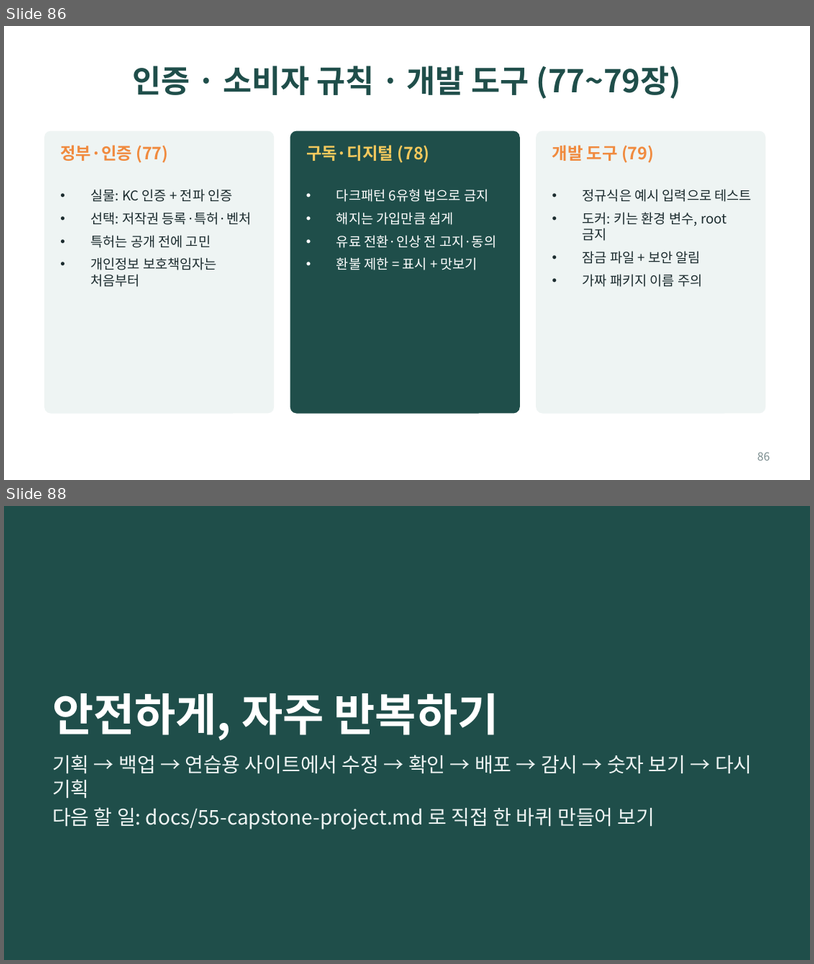
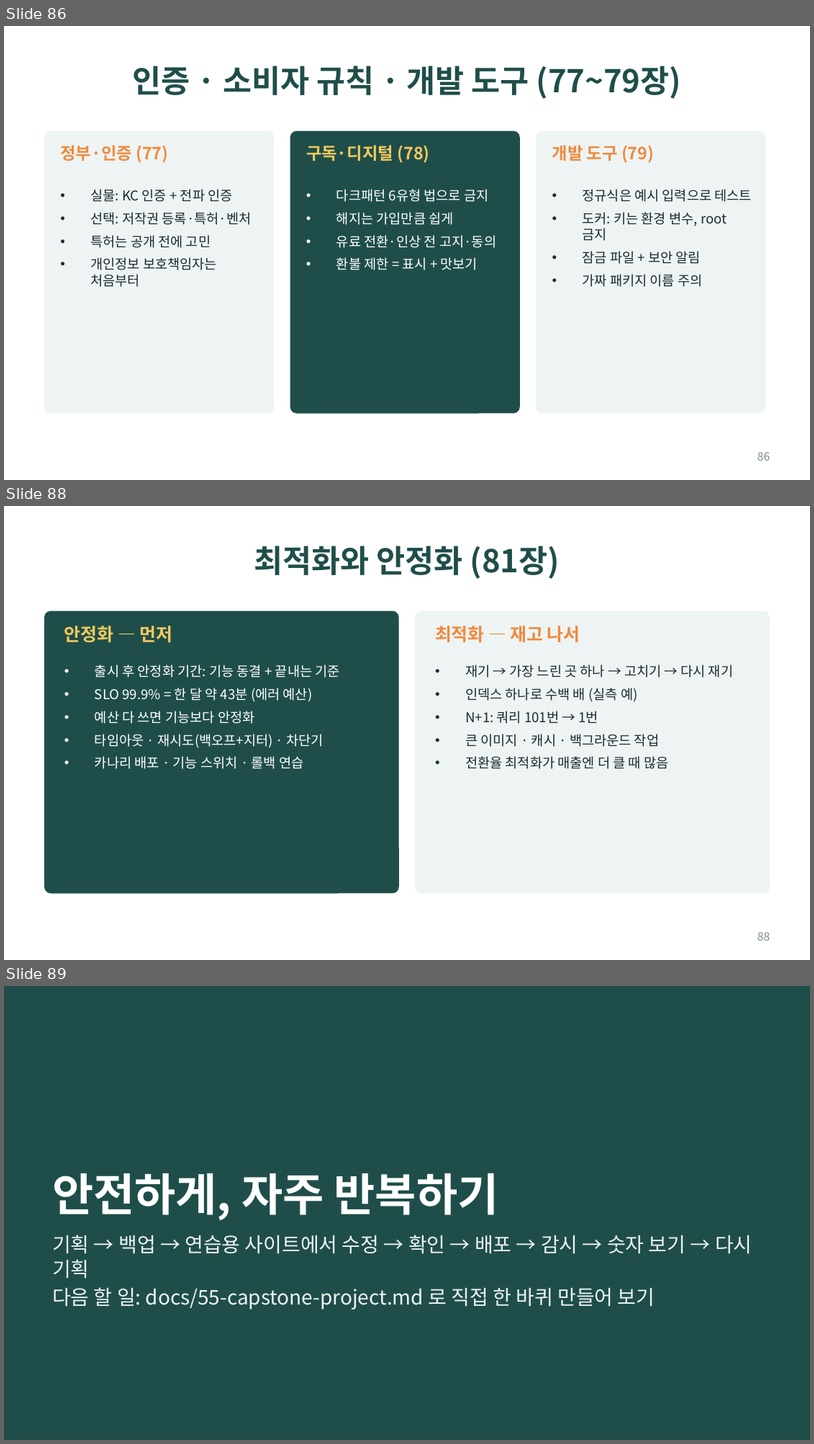
Before and after one commit to bincodin-ko/stanford-study, a slide deck: slides/internet-business-101.pptx. Shown one above the other, each under a label of ours: slides 86 and 88 before the commit, slides 86, 88 and 89 after it; the slides between them are not shown. The pictures are 814x964 and 814x1444 pixels, drawn with LibreOffice and Linux fonts; fonts in the diff are those of the drawing. Boxes give left, top, right and bottom in pixels: in the first picture for what was removed or moved away, otherwise in the second. Text is boxed around its words. In the diff, an @@ line names an element or a change of style, - is before the commit and + after.

```diff
--- a/slides/internet-business-101.pptx
+++ b/slides/internet-business-101.pptx
@@ slide 88 added at bbox=[4, 506, 810, 960], background #FFFFFF @@
@@ title added at bbox=[255, 546, 560, 579], 28 pt, text #1F4E4A, bold @@
+최적화와 안정화 (81장)
@@ rounded rectangle added at bbox=[44, 611, 399, 893], fill #1F4E4A @@
@@ rounded rectangle added at bbox=[415, 611, 770, 893], fill #EEF4F3 @@
@@ text added at bbox=[64, 626, 172, 643], 16 pt, text #F4C95D, bold @@
+안정화 — 먼저
@@ text added at bbox=[435, 626, 581, 643], 16 pt, text #F08A3E, bold @@
+최적화 — 재고 나서
@@ text added at bbox=[95, 664, 340, 769], 12 pt, text #FFFFFF @@
+• 출시 후 안정화 기간: 기능 동결 + 끝내는 기준
+• SLO 99.9% = 한 달 약 43분 (에러 예산)
+• 예산 다 쓰면 기능보다 안정화
+• 타임아웃 · 재시도(백오프+지터) · 차단기
+• 카나리 배포 · 기능 스위치 · 롤백 연습
@@ text added at bbox=[466, 664, 733, 769], 12 pt, text #1B2B2E @@
+• 재기 → 가장 느린 곳 하나 → 고치기 → 다시 재기
+• 인덱스 하나로 수백 배 (실측 예)
+• N+1: 쿼리 101번 → 1번
+• 큰 이미지 · 캐시 · 백그라운드 작업
+• 전환율 최적화가 매출엔 더 클 때 많음
@@ page number added at bbox=[758, 932, 770, 940], 10 pt, text #7A8C8E @@
+88
@@ what was slide 88 is now slide 89 @@
```
Also in this commit, not shown: 1 slide changed, 19 other files.
